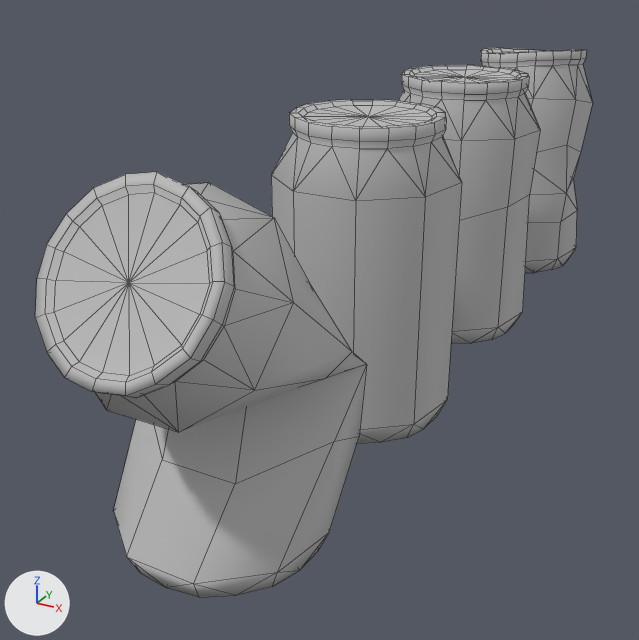
One commit to the FBX model Assets/Assets/3D/StreetScene/Cans/can_low.fbx: the scene before it, then after it.
One viewpoint serves both versions: a camera (50 mm lens) standing at (0.0373, -0.0775, 0.0383) and looking at (-0.007, 0.0031, -0.002). Lighting does not change. The marker at lower left points along +X, +Y and +Z. Mesh edges are drawn as thin lines. Where no turn or scale is listed for an object, it has been applied to the vertices.

Names of what the first picture shows: 'can_broken2_low', 'can_broken3_low', 'can_broken_low', 'can_low'.
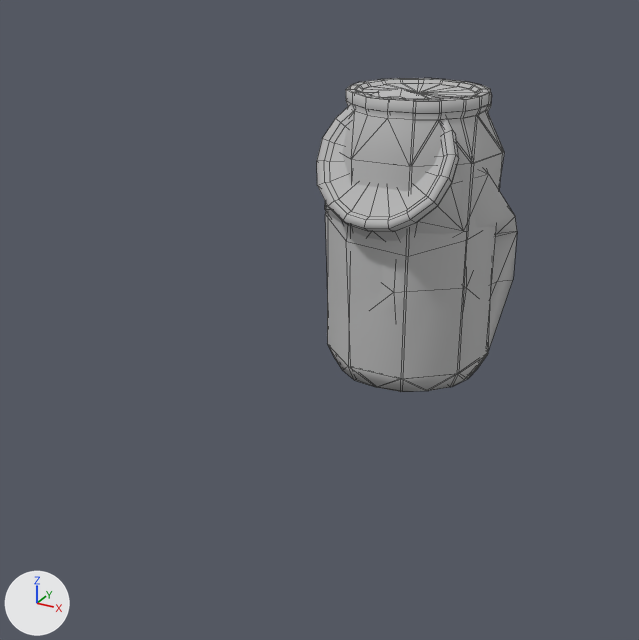
Where the change shows, as pixel boxes [x1, y1, x2, y2] in the pictures (639 x 640 px):
'can_broken2_low', mesh moved
    before: [35, 172, 367, 597]
    after: [317, 88, 517, 350]
'can_low', moved
    before: [271, 99, 462, 443]
    after: [327, 78, 501, 392]
'can_broken_low', mesh moved
    before: [399, 65, 540, 344]
    after: [325, 78, 504, 391]
'can_broken3_low', mesh moved
    before: [481, 48, 593, 273]
    after: [375, 95, 492, 317]

What changed in the scene script:
```text
Change me_mesh_003:
    where me_mesh_003.from_pydata(...)  # 173 vertices, 224 faces; spans x -0.0092..0.0093, y 0.0434..0.0634, z -0.0088..0.0233
    used by ob_can_broken3_low; location = (0.0, 0.0, 0.0)
    me_mesh_003 part 1: the whole mesh is moved by (0.0002, -0.0418, -0.0001)
Change me_mesh:
    where me_mesh.from_pydata(...)  # 146 vertices, 189 faces; spans x -0.0158..0.0027, y -0.0051..0.0132, z -0.0318..0.0
    used by ob_can_low; location = (0.0066, -0.0038, 0.0223)
    me_mesh part 3: the whole mesh is moved by (0.0068, 0.0076, 0.023)
Change me_mesh_002:
    where me_mesh_002.from_pydata(...)  # 171 vertices, 216 faces; spans x -0.0103..0.0107, y -0.0401..-0.0164, z -0.0092..0.0237
    used by ob_can_broken2_low; location = (0.0, 0.0, 0.0)
    me_mesh_002 part 4: the whole mesh is moved by (0.0, 0.0399, -0.0001)
Change me_mesh_001:
    where me_mesh_001.from_pydata(...)  # 155 vertices, 198 faces; spans x -0.0097..0.0094, y 0.0171..0.0359, z -0.0091..0.0227
    used by ob_can_broken_low; location = (0.0, 0.0, 0.0)
    me_mesh_001 part 2: the whole mesh is moved by (0.0004, -0.0149, 0.0003)
Change ob_can_low:
    ob_can_low.location: (0.0066, -0.0038, 0.0223) -> (0.0, 0.0, 0.0)
```
